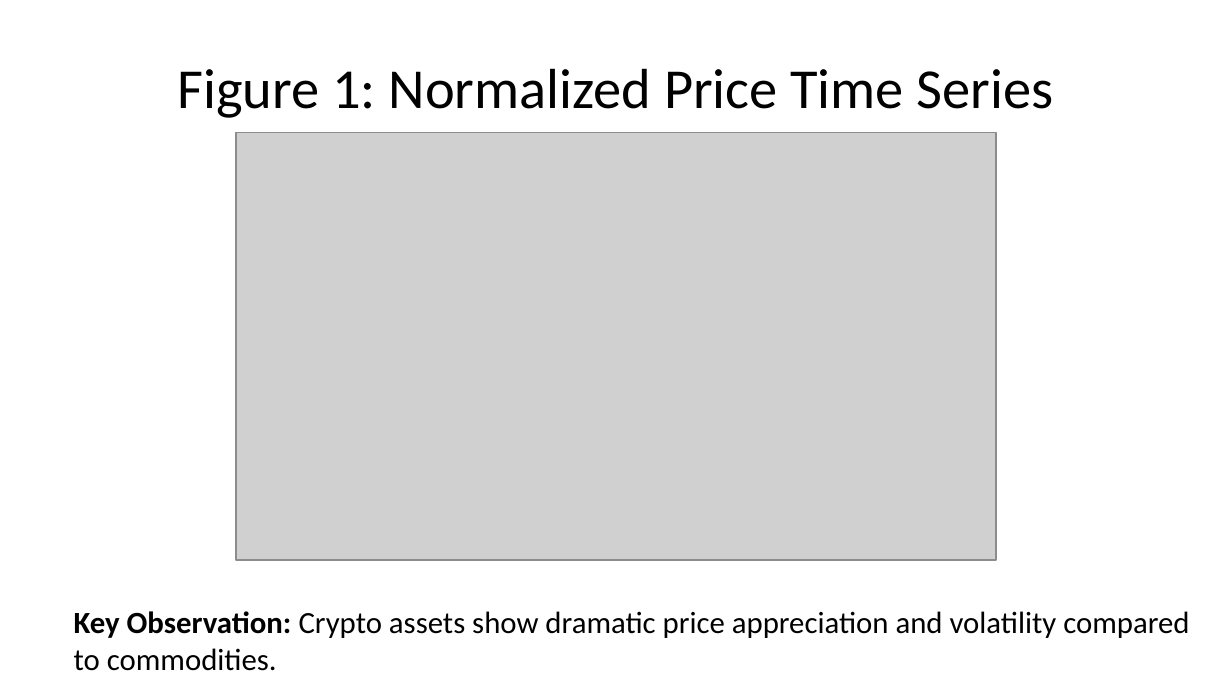
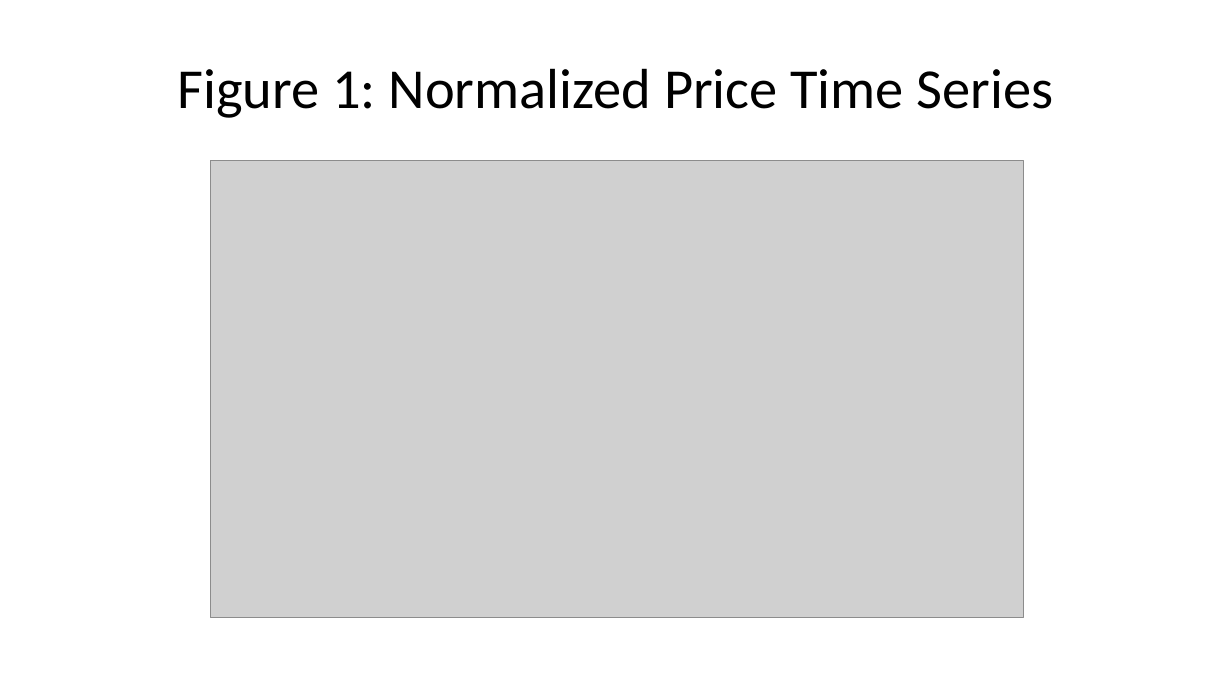
Before and after one commit to SakethKanchi/Cryptocurrency_Commodity_Correlation, a slide deck: slide 20 of presentation.pptx (slide 19 before the commit). Drawn at 1232x693 pixels with LibreOffice and Linux fonts; fonts in the diff are those of the drawing; grey boxes stand for pictures. Boxes give left, top, right and bottom in pixels: in the first picture for what was removed or moved away, otherwise in the second. Text is boxed around its words. In the diff, an @@ line names an element or a change of style, - is before the commit and + after.

```diff
--- a/presentation.pptx
+++ b/presentation.pptx
@@ picture: place and size @@
-picture at (235,133,995,561)
+picture at (211,161,1024,618)
@@ text removed at (74,611,1189,671) @@
-Key Observation: Crypto assets show dramatic price appreciation and volatility compared to commodities.
```
Also in this commit, not shown: 33 other slides changed, 14 slides added, 3 slides removed, 11 other files.
